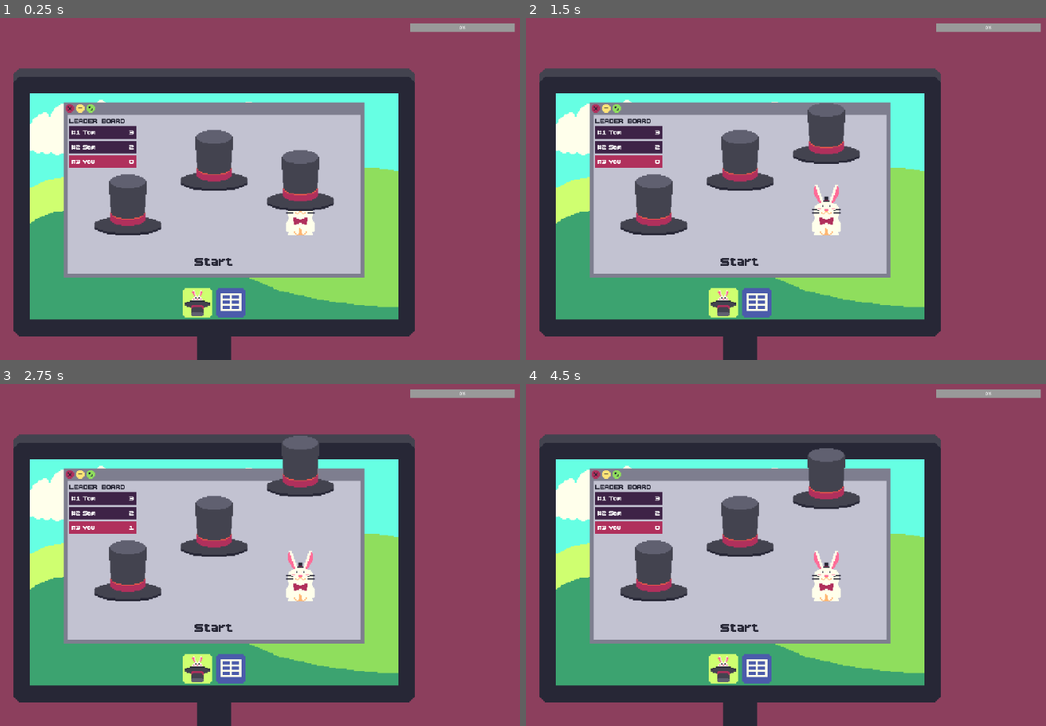
Above: before the commit, frames 1-4 (two rows, left to right).
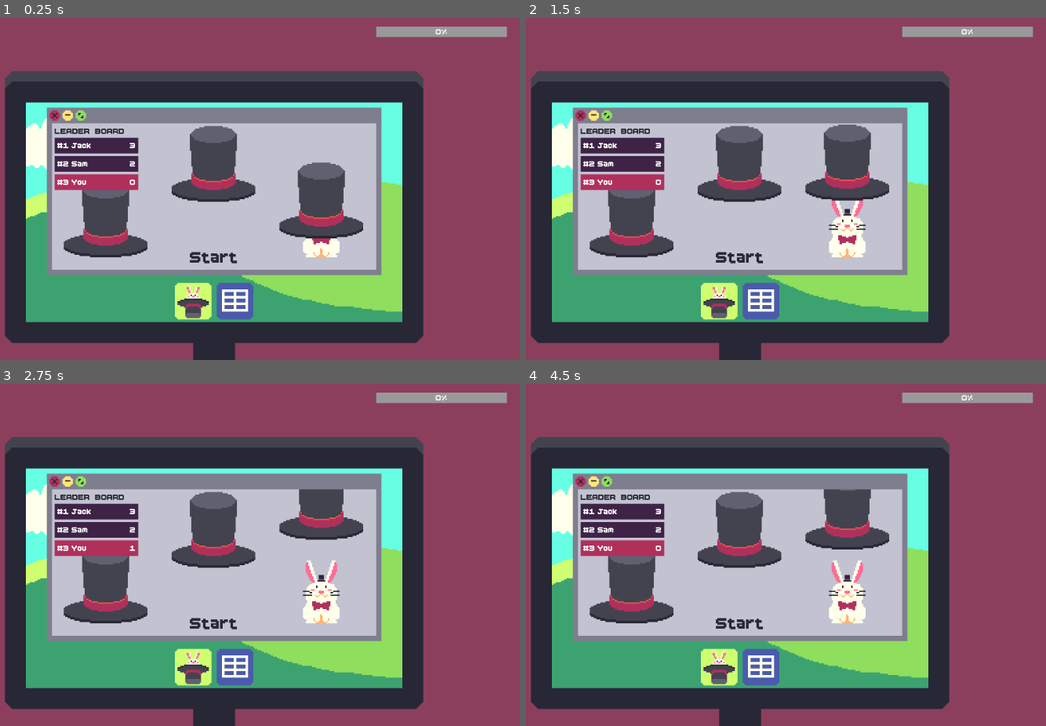
Above: after the commit, the same moments.

Repository: vazor222/MakersMartGameInADay2026PlayDontWork
Game: Godot game, scene res://magic.tscn
The game is run twice, just before and just after one commit, with the same random seed, the same clock (stepped at 60 frames per second) and the same inputs.
Inputs (mouse positions are in pixels of both pictures, inside the frame that each line leads up to):
- Up to frame 1 (0.25 s): no input
- Up to frame 2 (1.5 s): tap Enter (ui_accept) at 0.5, 0.77 s; move the mouse to (754, 301) at 0.52 s; click (754, 301) at 0.6 s; move the mouse to (723, 301) at 1.27 s; click (723, 301) at 1.35 s
- Up to frame 3 (2.75 s): tap Enter (ui_accept) at 1.52 s; move the mouse to (130, 568) at 2.02 s; click (130, 568) at 2.1 s
- Up to frame 4 (4.5 s): move the mouse to (739, 524) at 2.77 s; click (739, 524) at 2.85 s; tap Enter (ui_accept) at 3.02, 3.77 s; move the mouse to (827, 568) at 3.52 s; click (827, 568) at 3.6 s; move the mouse to (739, 626) at 4.27 s; click (739, 626) at 4.35 s

The runs differ from the first frame. In frame 1, 28% of the frame differs, in the area x 0-100%, y 1-100%; in frame 2, 29%; in frame 3, 29%; in frame 4, 29%.

Commit message:
resized some assets.

Diff:
--- a/MagicMiniGamePrototype/hat.tscn
+++ b/MagicMiniGamePrototype/hat.tscn
@@ -19,7 +19,7 @@
 "times": PackedFloat32Array(0, 1),
 "transitions": PackedFloat32Array(1, 1),
 "update": 0,
-"values": [Vector2(0, -400), Vector2(0, 0)]
+"values": [Vector2(2.08165e-12, -256), Vector2(0, 0)]
 }
 tracks/1/type = "method"
 tracks/1/imported = false
@@ -63,7 +63,7 @@
 "times": PackedFloat32Array(0, 1),
 "transitions": PackedFloat32Array(1, 1),
 "update": 0,
-"values": [Vector2(0, 0), Vector2(0, -400)]
+"values": [Vector2(0, 0), Vector2(2.08165e-12, -256)]
 }
 
 [sub_resource type="Animation" id="Animation_pej83"]
--- a/MagicMiniGamePrototype/magic.tscn
+++ b/MagicMiniGamePrototype/magic.tscn
@@ -12,8 +12,10 @@
 [ext_resource type="Texture2D" uid="uid://64k0vf3pcku3" path="res://assets/work-icon-Sheet.png" id="5_uxvt8"]
 [ext_resource type="Script" path="res://SheetAreaIcon.gd" id="7_sillh"]
 [ext_resource type="Texture2D" uid="uid://h0unjs3tpnps" path="res://assets/layout-template.png" id="8_s3f75"]
+[ext_resource type="Texture2D" uid="uid://ci5olx838p6fb" path="res://assets/window-size-Sheet.png" id="10_asmcf"]
 [ext_resource type="FontFile" uid="uid://bo5a45h3ba20e" path="res://assets/BoldPixels.ttf" id="11_ahjlb"]
 [ext_resource type="PackedScene" uid="uid://by44ikb2eqnlc" path="res://points_panel.tscn" id="11_o7cy3"]
+[ext_resource type="Texture2D" uid="uid://ct6atgdr7gca0" path="res://assets/Screenshot 2026-05-09 at 7.57.53 AM.png" id="15_m015p"]
 
 [sub_resource type="Animation" id="Animation_kx2au"]
 resource_name = "walk"
@@ -75,7 +77,7 @@
 flip_h = true
 
 [node name="VisibleOnScreenNotifier2D" type="VisibleOnScreenNotifier2D" parent="BossSprite"]
-scale = Vector2(0.25, 0.25)
+rect = Rect2(-64, -64, 128, 128)
 
 [node name="AnimationPlayer" type="AnimationPlayer" parent="BossSprite"]
 libraries = {
@@ -102,7 +104,7 @@
 texture = ExtResource("3_4qwkx")
 
 [node name="WorkIconArea" type="Area2D" parent="Node2D"]
-position = Vector2(64, 456)
+position = Vector2(64, 360)
 script = ExtResource("5_pog4f")
 
 [node name="WorksheetIcon" type="Sprite2D" parent="Node2D/WorkIconArea"]
@@ -113,7 +115,7 @@
 shape = SubResource("RectangleShape2D_e5j3k")
 
 [node name="SheetAreaIcon" type="Area2D" parent="Node2D"]
-position = Vector2(-64, 456)
+position = Vector2(-64, 360)
 script = ExtResource("7_sillh")
 
 [node name="GameIcon" type="Sprite2D" parent="Node2D/SheetAreaIcon"]
@@ -184,17 +186,20 @@
 grow_horizontal = 2
 grow_vertical = 2
 
-[node name="HatGame" type="Node2D" parent="."]
-position = Vector2(0, -100)
+[node name="HatGame" type="Sprite2D" parent="."]
+clip_children = 1
+position = Vector2(2.08165e-12, 40)
+texture = ExtResource("10_asmcf")
 
 [node name="HatLeft" parent="HatGame" groups=["hat_left"] instance=ExtResource("2_5tec4")]
-position = Vector2(-330, 170)
+position = Vector2(-332, 59)
 
 [node name="HatMiddle" parent="HatGame" groups=["hat_middle"] instance=ExtResource("2_5tec4")]
+position = Vector2(-2, -111)
 index = 1
 
 [node name="HatRight" parent="HatGame" groups=["hat_right"] instance=ExtResource("2_5tec4")]
-position = Vector2(330, 170)
+position = Vector2(328, 59)
 index = 2
 
 [node name="Control" type="Control" parent="HatGame"]
@@ -202,10 +207,10 @@
 anchors_preset = 15
 anchor_right = 1.0
 anchor_bottom = 1.0
-offset_left = -576.0
-offset_top = -211.0
-offset_right = 576.0
-offset_bottom = 461.0
+offset_left = -496.0
+offset_top = -224.0
+offset_right = -496.0
+offset_bottom = -224.0
 grow_horizontal = 2
 grow_vertical = 2
 mouse_filter = 1
@@ -217,8 +222,8 @@
 anchor_bottom = 1.0
 grow_horizontal = 2
 grow_vertical = 2
-theme_override_constants/margin_left = 22
-theme_override_constants/margin_top = 56
+theme_override_constants/margin_left = 8
+theme_override_constants/margin_top = 8
 
 [node name="HBoxContainer" type="HBoxContainer" parent="HatGame/Control/MarginContainer"]
 layout_mode = 2
@@ -245,7 +250,7 @@
 [node name="RivalPointsPanelA" parent="HatGame/Control/MarginContainer/HBoxContainer/VBoxContainer/PointsPanelsVBox" instance=ExtResource("11_o7cy3")]
 unique_name_in_owner = true
 layout_mode = 2
-p_name = "Tom"
+p_name = "Jack"
 start_score = 3
 
 [node name="RivalPointsPanelB" parent="HatGame/Control/MarginContainer/HBoxContainer/VBoxContainer/PointsPanelsVBox" instance=ExtResource("11_o7cy3")]
@@ -255,7 +260,7 @@
 start_score = 2
 
 [node name="StartButtonNode2D" type="Node2D" parent="HatGame"]
-position = Vector2(0, 400)
+position = Vector2(-2.08165e-12, 187)
 
 [node name="Label" type="Label" parent="HatGame/StartButtonNode2D"]
 anchors_preset = 15
@@ -275,7 +280,7 @@
 shape = SubResource("RectangleShape2D_nchso")
 
 [node name="Camera2D" type="Camera2D" parent="."]
-zoom = Vector2(0.4, 0.4)
+zoom = Vector2(0.5, 0.5)
 
 [node name="LayoutGuide" type="Sprite2D" parent="."]
 visible = false
@@ -284,10 +289,12 @@
 texture = ExtResource("8_s3f75")
 
 [node name="ProgressBar" type="ProgressBar" parent="."]
-offset_left = 750.0
-offset_top = -613.0
-offset_right = 1150.0
-offset_bottom = -581.0
+offset_left = 496.0
+offset_top = -480.0
+offset_right = 896.0
+offset_bottom = -448.0
+theme_override_fonts/font = ExtResource("11_ahjlb")
+theme_override_font_sizes/font_size = 32
 theme_override_styles/background = SubResource("StyleBoxFlat_g27sj")
 theme_override_styles/fill = SubResource("StyleBoxFlat_7odgd")
 value = 50.0
@@ -320,6 +327,11 @@
 wait_time = 7.0
 autostart = true
 
+[node name="REF" type="Sprite2D" parent="."]
+visible = false
+self_modulate = Color(1, 1, 1, 0.352941)
+texture = ExtResource("15_m015p")
+
 [connection signal="screen_entered" from="BossSprite/VisibleOnScreenNotifier2D" to="." method="_on_visible_on_screen_notifier_2d_screen_entered"]
 [connection signal="screen_exited" from="BossSprite/VisibleOnScreenNotifier2D" to="." method="_on_visible_on_screen_notifier_2d_screen_exited"]
 [connection signal="timeout" from="RivalTimerA" to="." method="_on_rival_timer_a_timeout"]
Binary file added: MagicMiniGamePrototype/assets/Screenshot 2026-05-09 at 7.57.53 AM.png
Not shown, added: MagicMiniGamePrototype/assets/Screenshot 2026-05-09 at 7.57.53 AM.png.import
Binary file changed: MagicMiniGamePrototype/assets/boss-Sheet.png
Binary file changed: MagicMiniGamePrototype/assets/game-window-Sheet.png
Binary file changed: MagicMiniGamePrototype/assets/monitor-Sheet.png
Binary file added: MagicMiniGamePrototype/assets/window-size-Sheet.png
Not shown, added: MagicMiniGamePrototype/assets/window-size-Sheet.png.import
Binary file changed: MagicMiniGamePrototype/assets/work-window-Sheet.png
Not shown: 1 places in MagicMiniGamePrototype/magic.tscn that only renumber resources
